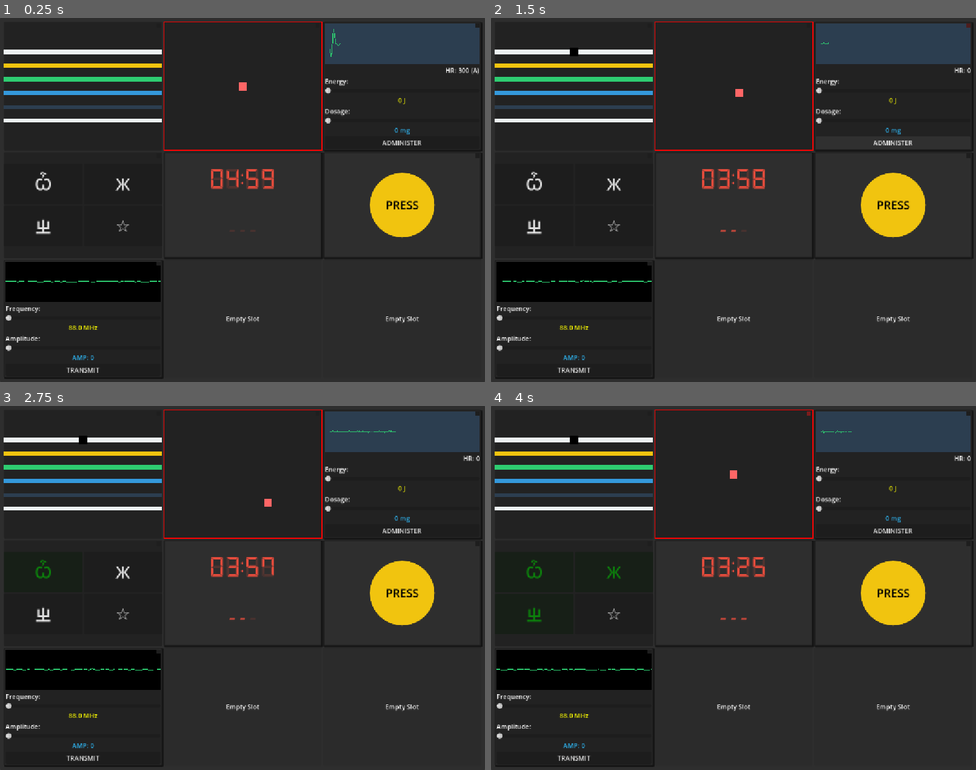
Above: before the commit, frames 1-4 (two rows, left to right).
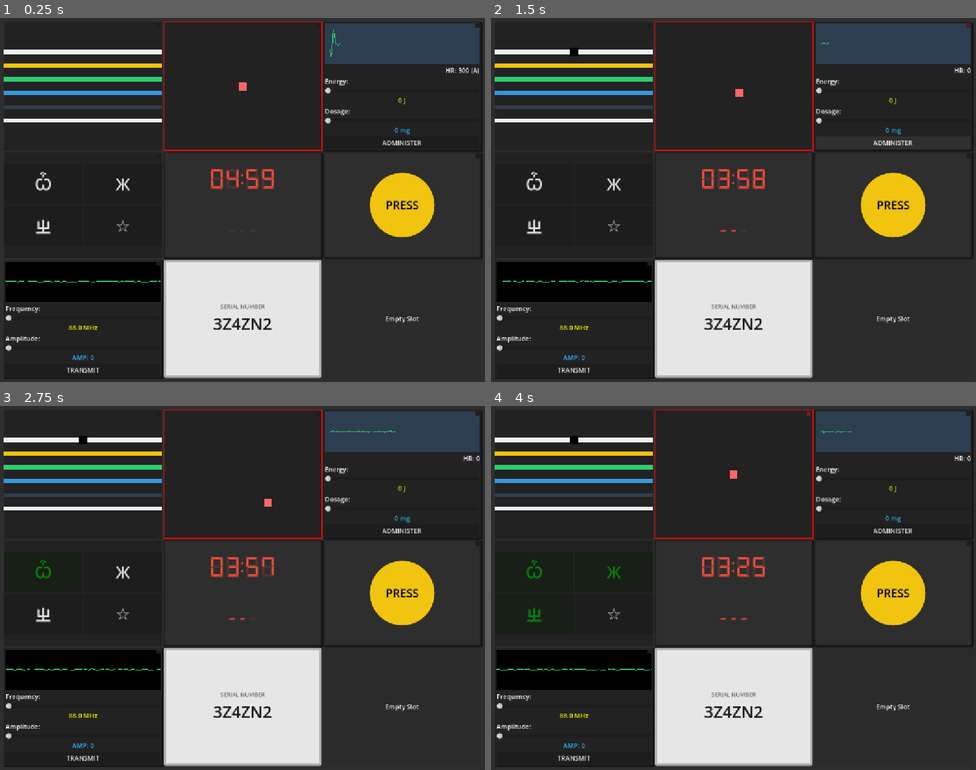
Above: after the commit, the same moments.

Repository: yutianzhe30/KeepTalkingOL
Game: Godot game, scene res://main.tscn
Two runs of this game, one before a commit and one after it. Both use one fixed random seed, a clock stepped at 60 frames per second and the inputs below.
Inputs (mouse positions are in pixels of both pictures, inside the frame that each line leads up to):
- Up to frame 1 (0.25 s): no input
- Up to frame 2 (1.5 s): click (573, 50) at 0.52 s; click "ADMINISTER" at 1.25 s
- Up to frame 3 (2.75 s): click "Ѽ" at 2 s
- Up to frame 4 (4 s): click "Ж" at 2.75 s; click "ㄓ" at 3.5 s

The runs differ from the first frame. In frame 1, 10% of the frame differs, in the area x 33-67%, y 66-99%; in frame 2, 10%; in frame 3, 10%; in frame 4, 10%.

Commit message:
add debug

Diff:
--- /dev/null
+++ b/Scenes/Modules/SerialNumberModule.tscn
@@ -0,0 +1,43 @@
+[gd_scene format=3 uid="uid://c8m1l4b6kah2k"]
+
+[ext_resource type="Script" path="res://Scripts/Modules/SerialNumberModule.gd" id="1_sn"]
+
+[sub_resource type="StyleBoxFlat" id="StyleBoxFlat_bg"]
+bg_color = Color(0.9, 0.9, 0.9, 1.0)
+border_width_left = 6
+border_width_top = 6
+border_width_right = 6
+border_width_bottom = 6
+border_color = Color(0.7, 0.7, 0.7, 1.0)
+corner_radius_top_left = 4
+corner_radius_top_right = 4
+corner_radius_bottom_right = 4
+corner_radius_bottom_left = 4
+
+[node name="SerialNumberModule" type="PanelContainer"]
+custom_minimum_size = Vector2(250, 150)
+offset_right = 250.0
+offset_bottom = 150.0
+theme_override_styles/panel = SubResource("StyleBoxFlat_bg")
+script = ExtResource("1_sn")
+
+[node name="CenterContainer" type="CenterContainer" parent="."]
+layout_mode = 2
+
+[node name="VBoxContainer" type="VBoxContainer" parent="CenterContainer"]
+layout_mode = 2
+theme_override_constants/separation = 5
+
+[node name="TitleLabel" type="Label" parent="CenterContainer/VBoxContainer"]
+layout_mode = 2
+theme_override_colors/font_color = Color(0.4, 0.4, 0.4, 1.0)
+theme_override_font_sizes/font_size = 14
+text = "SERIAL NUMBER"
+horizontal_alignment = 1
+
+[node name="SerialLabel" type="Label" parent="CenterContainer/VBoxContainer"]
+layout_mode = 2
+theme_override_colors/font_color = Color(0.1, 0.1, 0.1, 1.0)
+theme_override_font_sizes/font_size = 40
+text = "A1B2C3"
+horizontal_alignment = 1
--- /dev/null
+++ b/Scenes/UI/MainMenu.tscn
@@ -0,0 +1,48 @@
+[gd_scene format=3 uid="uid://cxw4m5n6o7qa8"]
+
+[ext_resource type="Script" path="res://Scripts/UI/MainMenu.gd" id="1_main_menu"]
+
+[node name="MainMenu" type="Control"]
+layout_mode = 3
+anchors_preset = 15
+anchor_right = 1.0
+anchor_bottom = 1.0
+grow_horizontal = 2
+grow_vertical = 2
+script = ExtResource("1_main_menu")
+
+[node name="ColorRect" type="ColorRect" parent="."]
+layout_mode = 1
+anchors_preset = 15
+anchor_right = 1.0
+anchor_bottom = 1.0
+grow_horizontal = 2
+grow_vertical = 2
+color = Color(0.180392, 0.203922, 0.25098, 1)
+
+[node name="CenterContainer" type="CenterContainer" parent="."]
+layout_mode = 1
+anchors_preset = 15
+anchor_right = 1.0
+anchor_bottom = 1.0
+grow_horizontal = 2
+grow_vertical = 2
+
+[node name="VBoxContainer" type="VBoxContainer" parent="CenterContainer"]
+layout_mode = 2
+theme_override_constants/separation = 40
+
+[node name="Title" type="Label" parent="CenterContainer/VBoxContainer"]
+layout_mode = 2
+theme_override_font_sizes/font_size = 64
+text = "KEEP TALKING OL"
+horizontal_alignment = 1
+
+[node name="StartButton" type="Button" parent="CenterContainer/VBoxContainer"]
+custom_minimum_size = Vector2(250, 60)
+layout_mode = 2
+size_flags_horizontal = 4
+theme_override_font_sizes/font_size = 24
+text = "Start Game"
+
+[connection signal="pressed" from="CenterContainer/VBoxContainer/StartButton" to="." method="_on_start_button_pressed"]
--- a/Scripts/BombManager.gd
+++ b/Scripts/BombManager.gd
@@ -19,6 +19,23 @@
 			var module := child as BaseModule
 			module.module_struck.connect(_on_module_struck.bind(module))
 			module.module_solved.connect(_on_module_solved.bind(module))
+		elif child.has_method("get_debug_info"):
+			# For modules that might not inherit BaseModule but still have the method
+			pass
+
+	# Print all debug information
+	call_deferred("_print_all_debug_info")
+
+func _print_all_debug_info() -> void:
+	print("========================================")
+	print("BOMB DEBUG INFO (PUZZLES & SOLUTIONS)")
+	print("========================================")
+	var modules_root = get_node_or_null(modules_root_path)
+	if modules_root:
+		for child in modules_root.get_children():
+			if child.has_method("get_debug_info"):
+				print(child.get_debug_info())
+	print("========================================")
 
 func _on_module_struck(module: BaseModule) -> void:
 	print("BombManager strike from: ", module.name)
--- a/Scripts/Modules/BalanceModule.gd
+++ b/Scripts/Modules/BalanceModule.gd
@@ -65,6 +65,9 @@
 	if abs(position_offset.x) > bounds_x or abs(position_offset.y) > bounds_y:
 		strike_module()
 
+func get_debug_info() -> String:
+	return "Balance Module: Keep the ball centered!"
+
 func strike_module():
 	if !is_active: return
 	print("Balance Module Failed!")
--- a/Scripts/Modules/BaseModule.gd
+++ b/Scripts/Modules/BaseModule.gd
@@ -27,6 +27,10 @@
 			_update_led_position()
 		NOTIFICATION_RESIZED, NOTIFICATION_TRANSFORM_CHANGED:
 			_update_led_position()
+
+# Virtual method for printing debug information about the puzzle and solution
+func get_debug_info() -> String:
+	return "No debug info available for this module."
 
 # Backward-compatible wrappers for existing modules.
 func solve() -> void:
--- a/Scripts/Modules/ButtonModule.gd
+++ b/Scripts/Modules/ButtonModule.gd
@@ -112,9 +112,15 @@
 
 		symbol_to_button_map[symbol] = btn_idx
 
-	# Re-construct correct_sequence based on the sorted symbols
 	for sym in temp_symbols:
 		correct_sequence.append(symbol_to_button_map[sym])
+
+func get_debug_info() -> String:
+	var sequence_symbols = []
+	for idx in correct_sequence:
+		var btn = buttons[idx]
+		sequence_symbols.append(btn.text)
+	return "Button Sequence: press " + str(sequence_symbols)
 
 func _update_button_visuals():
 	for config in button_configs:
--- a/Scripts/Modules/ECGModule.gd
+++ b/Scripts/Modules/ECGModule.gd
@@ -147,6 +147,15 @@
 
 	return false
 
+func get_debug_info() -> String:
+	match current_rhythm:
+		RhythmType.SINUS_TACH: return "ECG Module (Sinus): 0 J, 0 mg"
+		RhythmType.VFIB: return "ECG Module (VFib): >= 200 J, 0 mg"
+		RhythmType.ASYSTOLE: return "ECG Module (Asystole): 0 J, 0 mg"
+		RhythmType.STEMI: return "ECG Module (STEMI): 0 J, 90 mg"
+		RhythmType.FLUTTER: return "ECG Module (Flutter): 0 J, 6 mg"
+	return "ECG Module: Unknown"
+
 # --- Waveform Generation ---
 
 func _get_waveform_value(time: float) -> float:
--- a/Scripts/Modules/PressModule.gd
+++ b/Scripts/Modules/PressModule.gd
@@ -94,6 +94,12 @@
 
 	print("PressModule: ", button_color_name, " ", button_text, " -> ", required_action)
 
+func get_debug_info() -> String:
+	if required_action == "TAP":
+		return "Press Module: TAP the %s button." % button_text
+	else:
+		return "Press Module: HOLD the %s button. (Release depends on strip color)" % button_text
+
 func _start_hold_phase():
 	# Show Strip Logic
 	# Random strip color
--- a/Scripts/Modules/RadioModule.gd
+++ b/Scripts/Modules/RadioModule.gd
@@ -85,6 +85,9 @@
 
 	print("RadioModule Target: Freq=", target_frequency, " Amp=", target_amplitude)
 
+func get_debug_info() -> String:
+	return "Radio Module: Tune to Freq %.1f MHz, Amp %.0f" % [target_frequency, target_amplitude]
+
 func _process(delta):
 	if state == ModuleState.SOLVED:
 		static_player.volume_db = -80.0
--- /dev/null
+++ b/Scripts/Modules/SerialNumberModule.gd
@@ -0,0 +1,38 @@
+extends PanelContainer
+class_name SerialNumberModule
+
+var serial_number: String = ""
+
+func _ready() -> void:
+	_generate_serial_number()
+	var label = get_node_or_null("CenterContainer/VBoxContainer/SerialLabel")
+	if label:
+		label.text = serial_number
+
+func _generate_serial_number() -> void:
+	# 推荐长度: 6位 (5位随机混合 + 1位数字结尾)
+	var chars = "ABCDEFGHJKLMNPQRSTUVWXZ" # 排除 O, I 以免和视觉上的 0, 1 混淆
+	var nums = "0123456789"
+	var all_chars = chars + nums
+
+	serial_number = ""
+	for i in range(5):
+		serial_number += all_chars[randi() % all_chars.length()]
+
+	# 确保前5位中至少包含一个字母（这也是 KTANE 类解谜的常见设计）
+	var has_letter = false
+	for i in range(5):
+		if chars.find(serial_number[i]) != -1:
+			has_letter = true
+			break
+
+	if not has_letter:
+		var replace_idx = randi() % 5
+		var new_char = chars[randi() % chars.length()]
+		serial_number = serial_number.substr(0, replace_idx) + new_char + serial_number.substr(replace_idx + 1)
+
+	# 最后一位固定为数字，方便作为后续解谜规则的基础（比如“如果序列号最后一位是偶数”）
+	serial_number += nums[randi() % nums.length()]
+
+func get_debug_info() -> String:
+	return "Serial Number: " + serial_number
--- a/Scripts/Modules/TimerModule.gd
+++ b/Scripts/Modules/TimerModule.gd
@@ -79,3 +79,6 @@
 	stop_timer()
 	strike() # Or a dedicated GAME OVER signal
 	print("BOOM: Time ran out!")
+
+func get_debug_info() -> String:
+	return "Timer Module: %s, Strikes: %d" % [label.text, strike_count]
--- a/Scripts/Modules/WireModule.gd
+++ b/Scripts/Modules/WireModule.gd
@@ -48,6 +48,9 @@
 	solution_index = wires.size() - 1
 	print("DEBUG: Cut wire index ", solution_index)
 
+func get_debug_info() -> String:
+	return "Wire Module: Cut wire index %d (the LAST wire)" % solution_index
+
 func _on_wire_cut(wire_instance):
 	var index = wires.find(wire_instance)
 
--- /dev/null
+++ b/Scripts/UI/MainMenu.gd
@@ -0,0 +1,4 @@
+extends Control
+
+func _on_start_button_pressed() -> void:
+	get_tree().change_scene_to_file("res://main.tscn")
--- a/main.tscn
+++ b/main.tscn
@@ -9,6 +9,7 @@
 [ext_resource type="PackedScene" uid="uid://c6j7k8mam0n1" path="res://Scenes/Modules/ButtonModule.tscn" id="7_button"]
 [ext_resource type="PackedScene" uid="uid://b8lal0m1n2o3" path="res://Scenes/Modules/PressModule.tscn" id="8_press"]
 [ext_resource type="PackedScene" uid="uid://c7m2n3p4q5r6" path="res://Scenes/Modules/RadioModule.tscn" id="9_radio"]
+[ext_resource type="PackedScene" uid="uid://c8m1l4b6kah2k" path="res://Scenes/Modules/SerialNumberModule.tscn" id="10_sn"]
 
 [node name="Main" type="Control" unique_id=225597339]
 layout_mode = 3
@@ -72,8 +73,10 @@
 size_flags_horizontal = 3
 size_flags_vertical = 3
 
-[node name="Placeholder4" parent="PanelContainer/MarginContainer/GridContainer" unique_id=2077727111 instance=ExtResource("5_placeholder")]
+[node name="SerialNumberModule" parent="PanelContainer/MarginContainer/GridContainer" unique_id=2077727111 instance=ExtResource("10_sn")]
 layout_mode = 2
+size_flags_horizontal = 3
+size_flags_vertical = 3
 
 [node name="Placeholder5" parent="PanelContainer/MarginContainer/GridContainer" unique_id=1881491480 instance=ExtResource("5_placeholder")]
 layout_mode = 2
Not shown, added: Scripts/Modules/SerialNumberModule.gd.uid
Not shown, added: Scripts/UI/MainMenu.gd.uid
Not shown, added: Assets/comfyui_workflow.md
Not shown, added: Assets/fonts-DSEG_v046.zip
